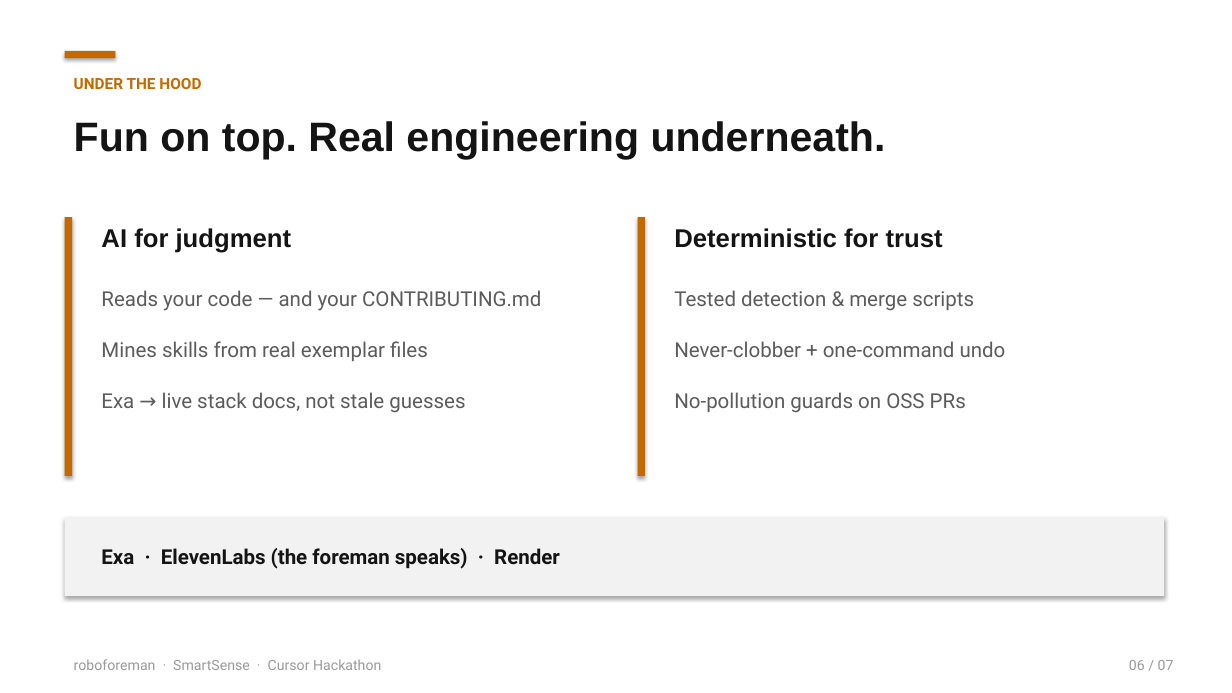
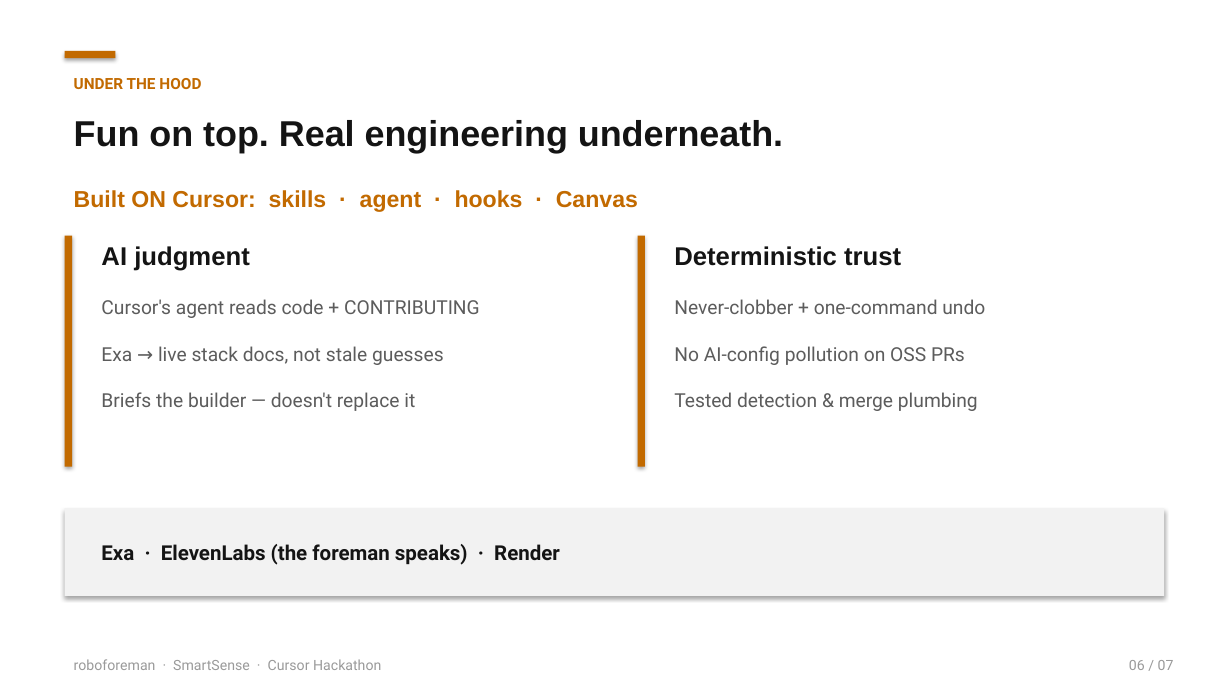
Before and after one commit to MukundSonaiya/robo-foreman, a slide deck: slide 6 of pitch/RoboForeman-Pitch-3min-v2.pptx. Drawn at 1232x693 pixels with LibreOffice and Linux fonts; fonts in the diff are those of the drawing. Boxes give left, top, right and bottom in pixels: in the first picture for what was removed or moved away, otherwise in the second. Text is boxed around its words. In the diff, an @@ line names an element or a change of style, - is before the commit and + after.

```diff
--- a/pitch/RoboForeman-Pitch-3min-v2.pptx
+++ b/pitch/RoboForeman-Pitch-3min-v2.pptx
@@ text "Fun on top. Real engineering ..." at [74,120,783,153]: size 32 to 28 pt @@
@@ text added at [74,190,638,212], 18 pt, text #C26A00, bold @@
+Built ON Cursor: skills · agent · hooks · Canvas
@@ rectangle: place and size @@
-rectangle at [65,217,72,476]
+rectangle at [65,236,72,467]
@@ rectangle: place and size @@
-rectangle at [638,217,645,476]
+rectangle at [638,236,645,467]
@@ text at [101,246,250,271]: text changed @@
-AI for judgment
+AI judgment
@@ text at [674,246,901,266]: text changed @@
-Deterministic for trust
+Deterministic trust
@@ text at [101,299,480,318]: text changed; size 16 to 15 pt @@
-Reads your code — and your CONTRIBUTING.md
+Cursor's agent reads code + CONTRIBUTING
@@ text "Never-clobber + one-command undo": place and size @@
-text "Never-clobber + one-command undo" at [674,341,1006,357]
+text "Never-clobber + one-command undo" at [674,299,985,314]
@@ text "Never-clobber + one-command undo" at [674,299,985,314]: size 16 to 15 pt @@
@@ text "Exa → live stack docs, ..." at [101,346,444,365]: size 16 to 15 pt @@
@@ text "Exa → live stack docs, ...": place and size @@
-text "Exa → live stack docs, ..." at [101,392,465,413]
+text "Exa → live stack docs, ..." at [101,346,444,365]
@@ text removed at [101,341,428,361] @@
-Mines skills from real exemplar files
@@ text at [674,346,965,365]: text changed; size 16 to 15 pt @@
-No-pollution guards on OSS PRs
+No AI-config pollution on OSS PRs
@@ text added at [101,392,415,411], 15 pt, text #5C5C5C @@
+Briefs the builder — doesn't replace it
@@ text at [674,392,978,411]: text changed; size 16 to 15 pt @@
-Tested detection & merge scripts
+Tested detection & merge plumbing
@@ rectangle: place and size @@
-rectangle at [65,518,1165,596]
+rectangle at [65,508,1165,596]
@@ text "Exa · ElevenLabs (the foreman ...": place and size @@
-text "Exa · ElevenLabs (the foreman ..." at [101,548,560,569]
+text "Exa · ElevenLabs (the foreman ..." at [101,544,560,565]
```
Also in this commit, not shown: 3 other slides changed, 3 slides added, 3 slides removed, 6 other files.
